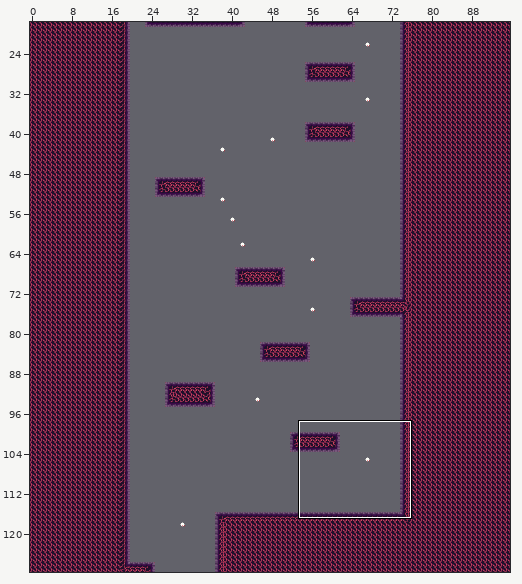
Tiled map (JSON), stored at assets/world/room/dirt6.json. Above: a wide view before the commit, with the close-up outlined.
Close-up. Before:
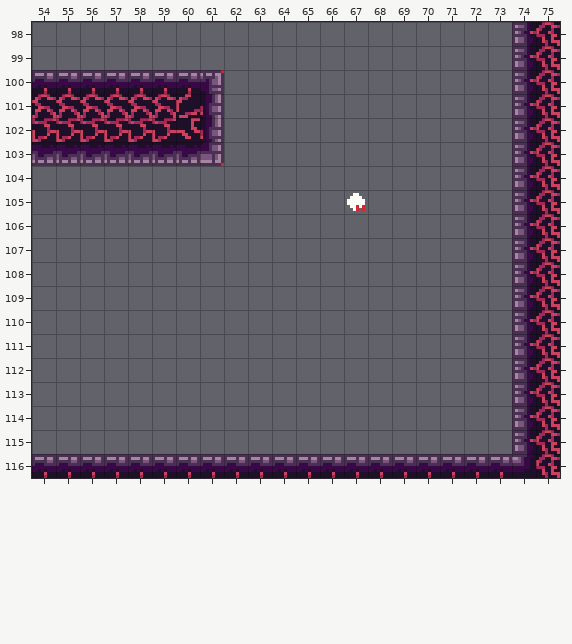
Cells are 8x8 px. Shown: x 54..75, y 98..116. The commit also changed other parts of the map, which this record leaves out.
After the commit:
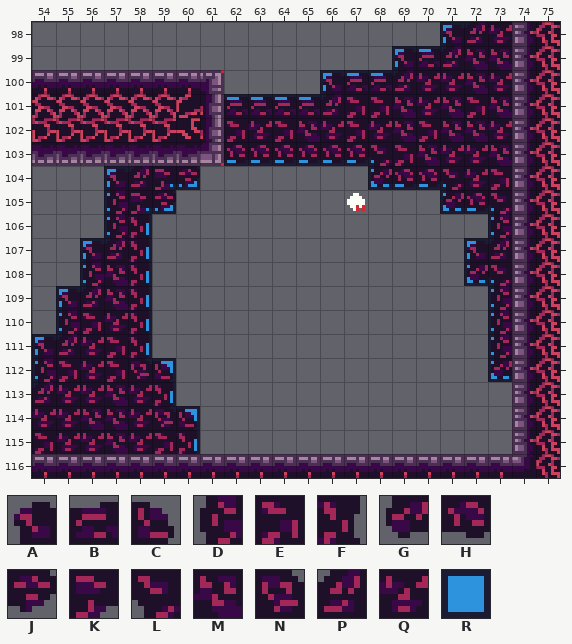
Key: from "fire_bg_decal": A 0, B 1, C 2, D 13, E 14, F 15, G 26, H 27, J 28, K 39, L 40, M 41, N 52, P 53, Q 54; from "tools": R 20.
_ is an empty cell.
Diff:
Layer "bg_draft":
Tile R now appears in row 98 at x 71 to 72; in row 99 at x 69 to 71; in row 100 at x 66 to 69; in row 101 at x 62 to 66; in row 103 at x 62 to 68; in row 104 at x 57 to 60 and 68 to 71.
Tile R now appears in row 105 at x 57 to 59 and 71 to 73; in row 106 at x 57 to 58 and 73; in row 107 at x 56 to 58 and 72 to 73; in row 108 at x 56, 58 and 72 to 73; in row 109 at x 55 to 56, 58 and 73; in row 110 at x 55, 58 and 73.
Tile R now appears in row 111 at x 54 to 55, 58 and 73; in row 112 at x 54, 58 to 59 and 73; in row 113 at x 54 and 59; in row 114 at x 59 to 60; in row 115 at x 60.
Layer "bg":
Tile A now appears in row 98 at x 71; in row 99 at x 69; in row 100 at x 66; in row 104 at x 57; in row 107 at x 56 and 72; in row 109 at x 55.
Tile A now appears in row 111 at x 54.
Tile B now appears in row 99 at x 70; in row 100 at x 67 to 68; in row 101 at x 62 to 65.
Tile C now appears in row 112 at x 59; in row 114 at x 60.
Tile D now appears in row 105 at x 57; in row 106 at x 57 and 73; in row 108 at x 56; in row 109 at x 73; in row 110 at x 55 and 73; in row 111 at x 73.
Tile D now appears in row 112 at x 54.
Tile E now appears in row 101 at x 67 to 68 and 72; in row 102 at x 62, 64, 67 and 70; in row 103 at x 69; in row 104 at x 73; in row 110 at x 56; in row 111 at x 57.
Tile E now appears in row 112 at x 55 and 57; in row 115 at x 54 and 59.
Tile F now appears in rows 106 to 111 at x 58; in row 113 at x 59; in row 115 at x 60.
Tile G now appears in row 104 at x 68; in row 105 at x 71; in row 108 at x 72; in row 112 at x 73.
Tile H now appears in row 103 at x 62 to 67; in row 104 at x 69 to 70; in row 105 at x 72.
Tile J now appears in row 104 at x 60; in row 105 at x 59.
Tile K now appears in row 104 at x 59; in row 105 at x 58.
Tile L now appears in row 103 at x 68; in row 104 at x 71; in row 105 at x 73; in row 108 at x 73.
Tile M now appears in row 99 at x 72 to 73; in row 100 at x 72; in row 101 at x 69, 71 and 73; in row 102 at x 65, 69 and 71 to 72; in row 103 at x 70 and 73; in rows 108 to 109 at x 57.
Tile M now appears in row 113 at x 57; in row 114 at x 56 to 57; in row 115 at x 57.
Tile N now appears in row 112 at x 58; in row 114 at x 59.
Tile P now appears in row 98 at x 72; in row 99 at x 71; in row 100 at x 69; in row 101 at x 66; in row 104 at x 58; in row 107 at x 57 and 73.
Tile P now appears in row 109 at x 56; in row 111 at x 55; in row 113 at x 54.
Tile Q now appears in row 98 at x 73; in row 100 at x 70 to 71 and 73; in row 101 at x 70; in row 102 at x 63, 66, 68 and 73; in row 103 at x 71 to 72; in row 104 at x 72.
Tile Q now appears in row 110 at x 57; in rows 111 to 112 at x 56; in row 113 at x 55 to 56 and 58; in row 114 at x 54 to 55 and 58; in row 115 at x 55 to 56 and 58.
Changed places in both close-ups, as pixel boxes (x1, y1, x2, y2):
added: (224, 22, 512, 382)
added: (32, 166, 200, 454)
